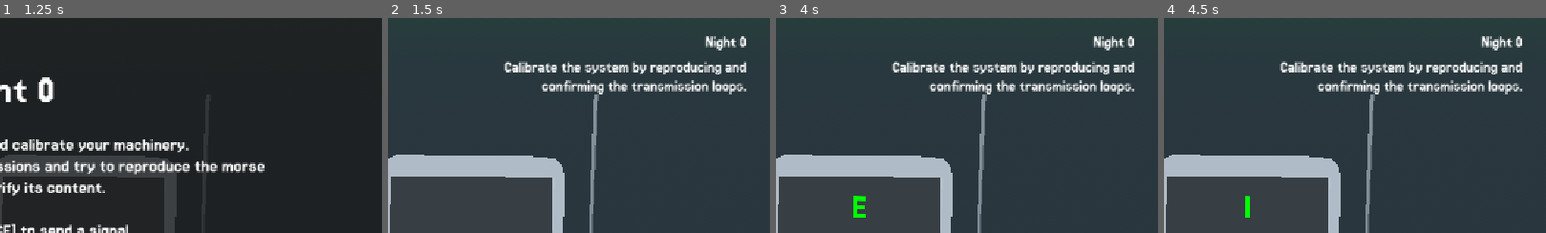
Above: before the commit, frames 1-4 (left to right).
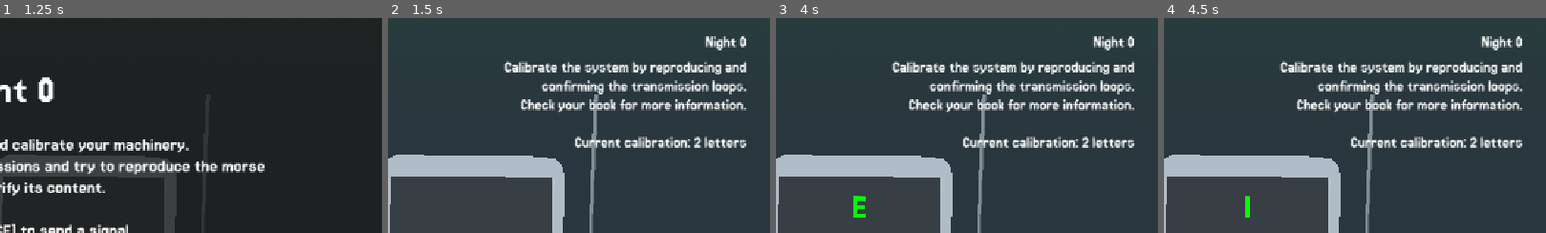
Above: after the commit, the same moments.

Repository: LucasFASouza/loophole
Game: Godot game, scene res://core/main_menu.tscn
The game is run twice, just before and just after one commit, with the same random seed, the same clock (stepped at 60 frames per second) and the same inputs.
Inputs (mouse positions are % of the whole screen's width and height, from its top left):
- Up to frame 1 (1.25 s): click "START" at 0.5 s
- Up to frame 2 (1.5 s): click "START" at 1.25 s
- Up to frame 3 (4 s): click "PAUSE" at 2 s; click "BACK" at 2.75 s; tap Enter (morse_confirm) at 3.5, 3.6 s; move the mouse to (72, 45) at 3.52 s; click (72, 45) at 3.67 s; tap Space (morse_input) at 3.8 s
- Up to frame 4 (4.5 s): tap Enter (morse_confirm) at 4.25 s; move the mouse to (30, 55) at 4.27 s; tap Space (morse_input) at 4.35 s; click (30, 55) at 4.42 s
The pictures show only the part of the screen within x 50-100%, y 0-50%; the shares and areas given below are measured in that part.

Frame 1 is identical in both runs. In frame 2, 3.4% of the frame differs, in the area x 34-94%, y 37-61%; in frame 3, 3.4%; in frame 4, 3.4%.

Commit message:
minor adjustments

Diff:
--- a/core/main_game.gd
+++ b/core/main_game.gd
@@ -41,7 +41,7 @@
 var nights_data = [
 	{
 		"name": "Night 0",
-		"mission": "Calibrate the system by reproducing and confirming the transmission loops.",
+		"mission": "Calibrate the system by reproducing and confirming the transmission loops.\nCheck your book for more information.\n",
 		"start_instructions": """Before you begin, you should calibrate your machinery.
 			Listen carefully to the looped transmissions and try to reproduce the morse message to verify its content.
 
@@ -56,7 +56,7 @@
 	},
 		{
 		"name": "Night 1",
-		"mission": "Use your GPS system to relay the destination coordinates to the boats.",
+		"mission": "Use your GPS system to relay the destination coordinates to the boats.\nCheck your book for the references.\n",
 		"start_instructions": """Help the boats navigate by relaying their destination coordinates.
 			Listen carefully to the looped transmission to identify the 4-letter destination code.
 
@@ -126,6 +126,8 @@
 		if boat.type == "Calibration" and boat.answer == input:
 			score += 1
 			info_screen.update_score(score, nights_data[night]["task_threshold"], nights_data[night]["task"])
+
+			mission_text.text = nights_data[night]["mission"] + "\nCurrent calibration: " + str(score + 2) + " letters"
 
 			if score >= nights_data[night]["task_threshold"]:
 				finish_night()
@@ -176,6 +178,9 @@
 	night_name.text = nights_data[night]["name"]
 	mission_text.text = nights_data[night]["mission"]
 
+	if night == 0:
+		mission_text.text += "\nCurrent calibration: " + str(score + 2) + " letters"
+
 	night_title.text = nights_data[night]["name"]
 	night_instructions.text = nights_data[night]["start_instructions"]
 
--- a/desk_itens/morse_antenna.gd
+++ b/desk_itens/morse_antenna.gd
@@ -38,8 +38,8 @@
 
 	const char_lengths = {
 		'.': [1],
-		'-': [2, 2, 2, 2],
-		'/': [0, 0, 0, 0]
+		'-': [2, 2, 2],
+		'/': [0, 0, 0]
 	}
 
 	for ch in morse_message:
--- a/desk_itens/morse_input.gd
+++ b/desk_itens/morse_input.gd
@@ -20,14 +20,14 @@
 
 	if Input.is_action_just_pressed("morse_input"):
 		morse_text += "."
-		dash_timer.start(MorseTranslator.CLK_TIME * 3)
+		dash_timer.start(MorseTranslator.CLK_TIME * 2)
 		update_morse_labels()
 		word_timer.stop()
 
 	if Input.is_action_just_released("morse_input") and morse_text.length() > 0:
 		dash_timer.stop()
 		update_morse_labels()
-		word_timer.start(MorseTranslator.CLK_TIME * 3)
+		word_timer.start(MorseTranslator.CLK_TIME * 2.5)
 
 	if Input.is_action_just_pressed("morse_confirm"):
 		check_word.emit(ascii_text)
